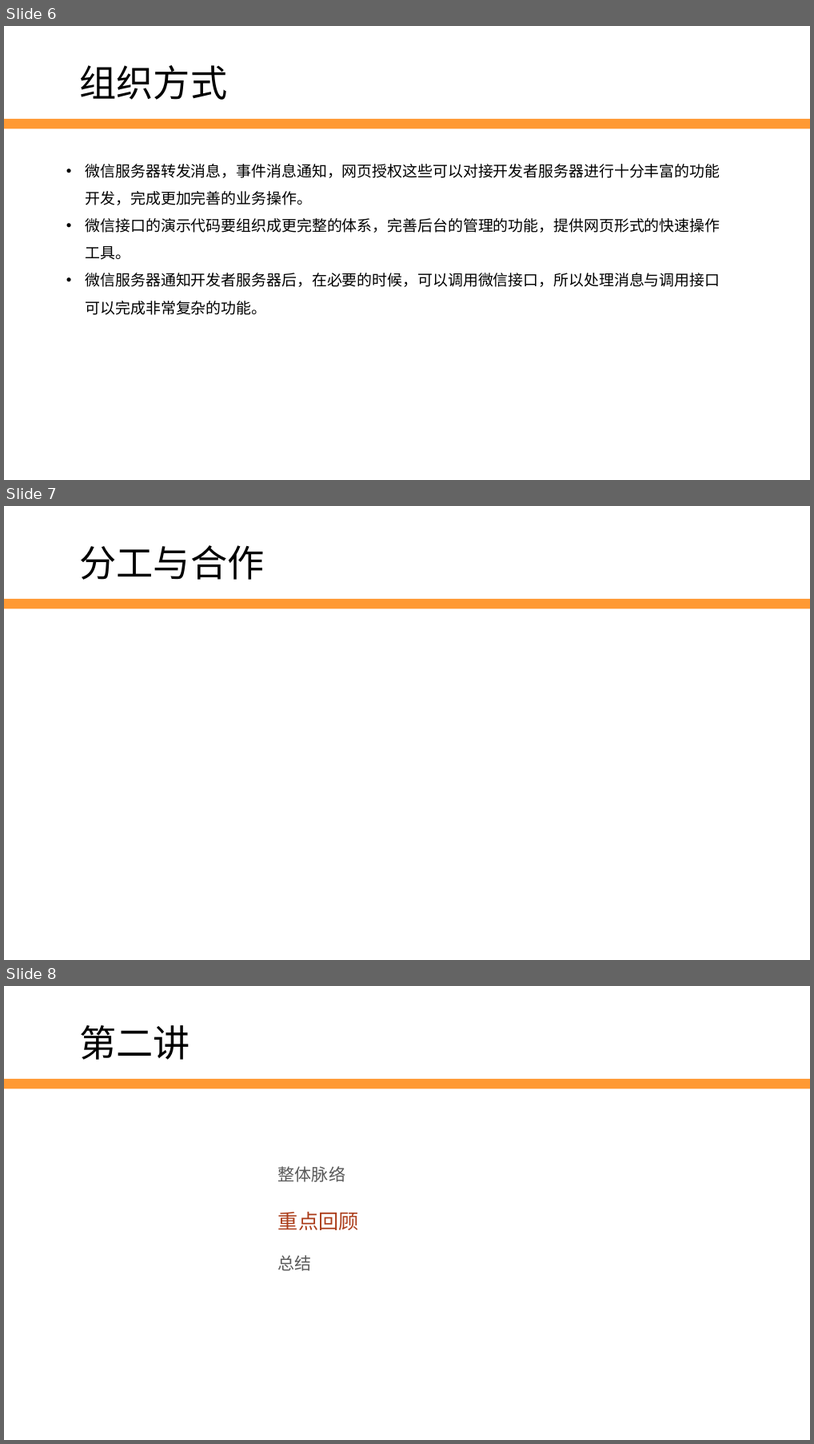
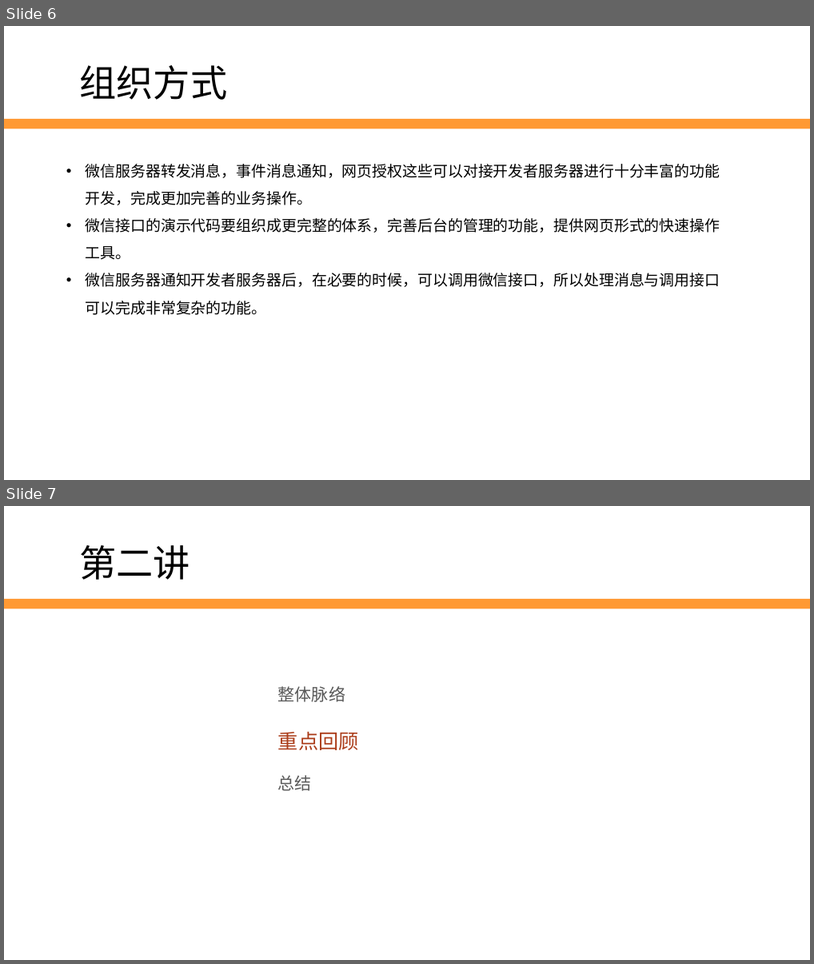
Before and after one commit to edu2act/2017-2018_1st_Wechat_Web_Programming, a slide deck: meterials/slides/ch12-revise-and-think.pptx. Shown one above the other, each under a label of ours: slides 6, 7 and 8 before the commit, slides 6 and 7 after it. The pictures are 814x1444 and 814x964 pixels, drawn with LibreOffice and Linux fonts; fonts in the diff are those of the drawing; background and template pictures are left out. Boxes give left, top, right and bottom in pixels: in the first picture for what was removed or moved away, otherwise in the second. Text is boxed around its words. In the diff, an @@ line names an element or a change of style, - is before the commit and + after.

```diff
--- a/meterials/slides/ch12-revise-and-think.pptx
+++ b/meterials/slides/ch12-revise-and-think.pptx
@@ slide 7 removed at box(4, 506, 810, 960), background #FFFFFF; not listed: 1 template element that a slide beside it also shows @@
@@ text removed at box(80, 545, 265, 580) @@
-分工与合作
@@ what was slide 8 is now slide 7 @@
```
Also in this commit, not shown: 1 slide added, 3 other slides removed, 23 other files.
